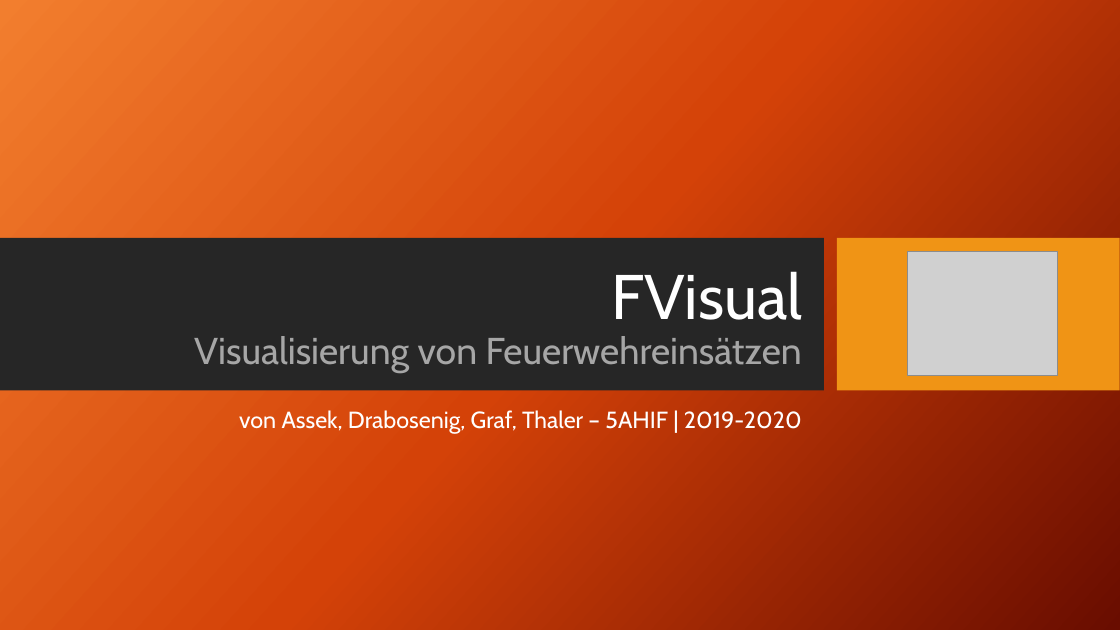
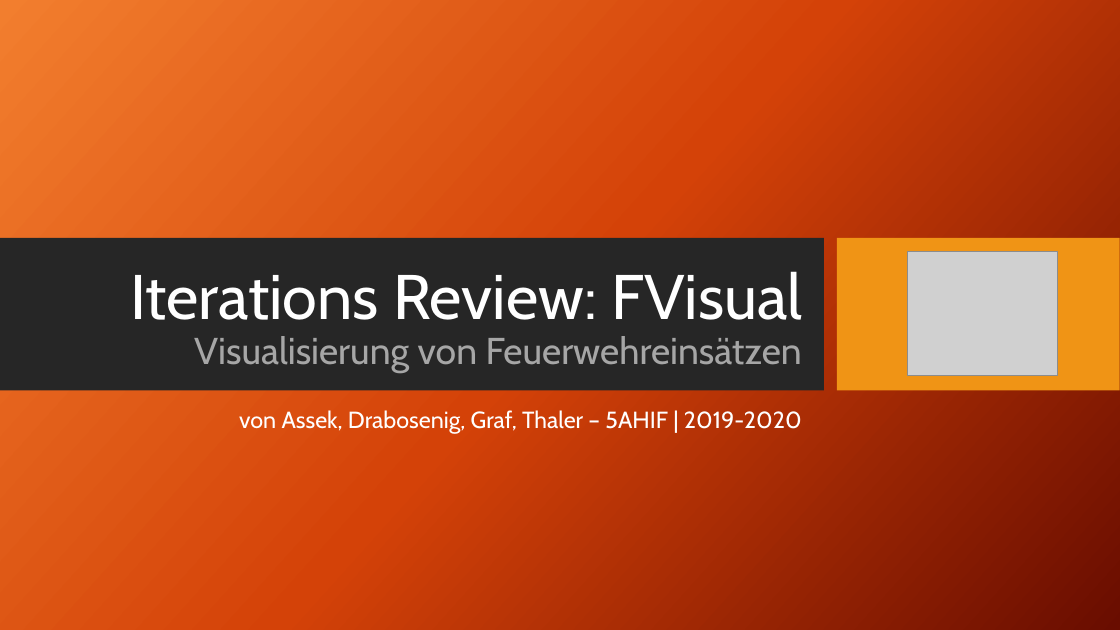
Before and after one commit to htl-thalerc/FVisual, a slide deck: slide 1 of FVisual_Documentation/Präsentationen/FVisual Zwischenpräsentation_1_POS_DBI.pptx. Drawn at 1120x630 pixels with LibreOffice and Linux fonts; fonts in the diff are those of the drawing; grey boxes stand for pictures; background and template pictures are left out. Boxes give left, top, right and bottom in pixels: in the first picture for what was removed or moved away, otherwise in the second. Text is boxed around its words. In the diff, an @@ line names an element or a change of style, - is before the commit and + after.

```diff
--- a/FVisual_Documentation/Präsentationen/FVisual Zwischenpräsentation_1_POS_DBI.pptx
+++ b/FVisual_Documentation/Präsentationen/FVisual Zwischenpräsentation_1_POS_DBI.pptx
@@ title at [130,271,802,373]: text changed @@
-FVisual
-Visualisierung von Feuerwehreinsätzen
+Iterations Review: FVisual
+Visualisierung von Feuerwehreinsätzen
```
Also in this commit, not shown: 4 other slides changed, 1 other file.
